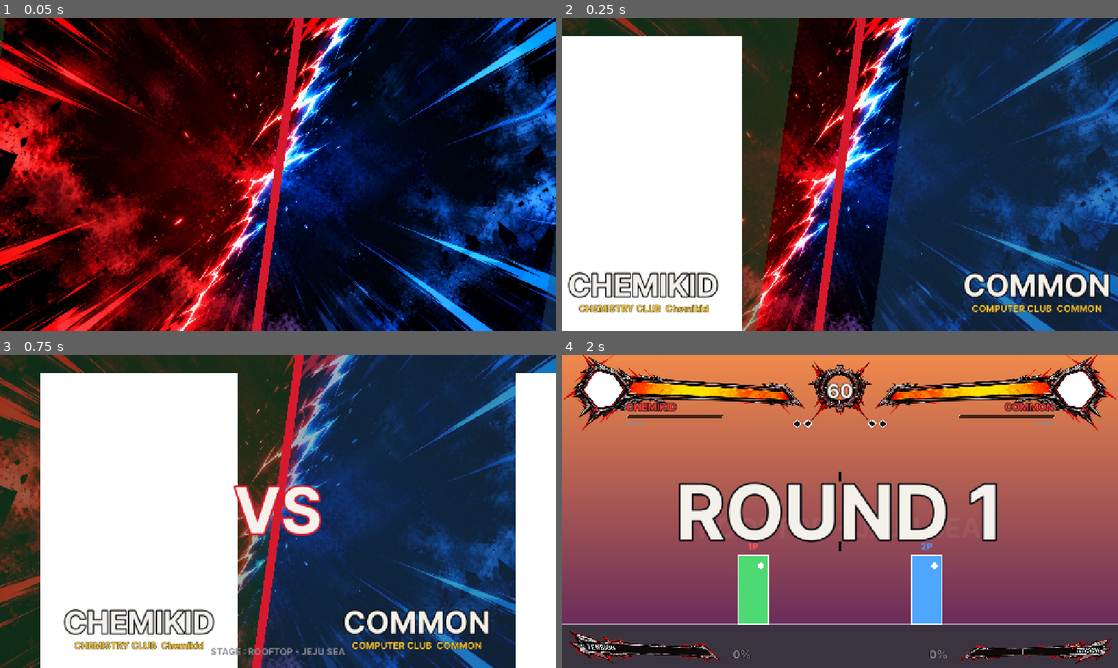
Above: before the commit, frames 1-4 (two rows, left to right).
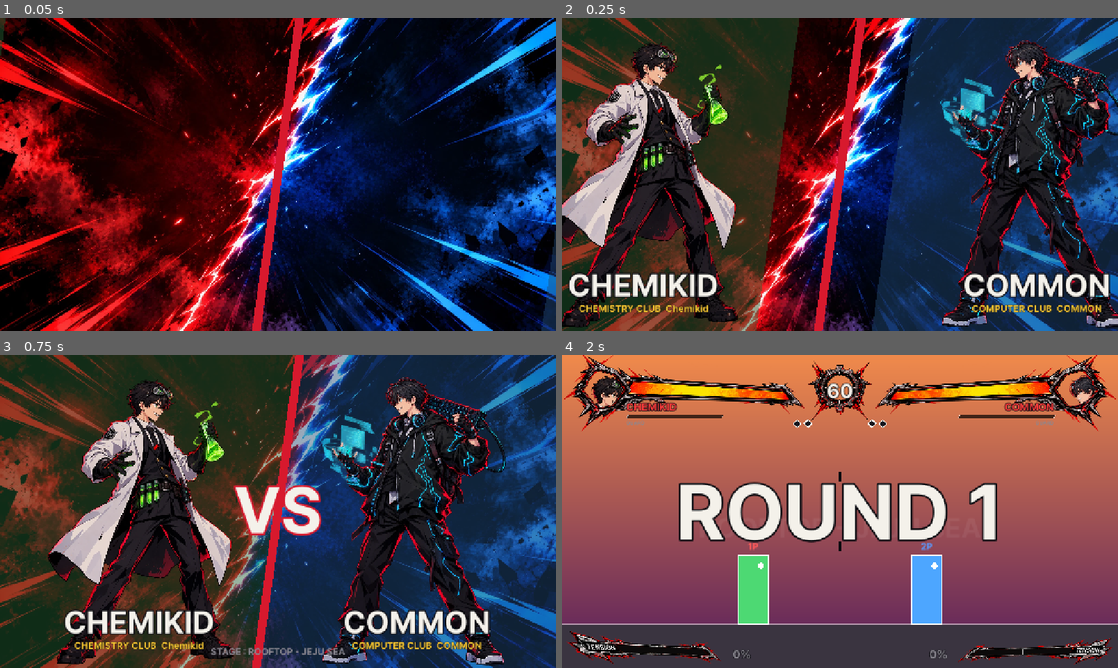
Above: after the commit, the same moments.

Repository: yukituki0/GGJSHS
Game: Godot game, scene res://scenes/battle.tscn
Same seed, same stepped clock (60 frames per second), same inputs: the game is played once before the commit and once after it. This scene is started directly instead of the project's main scene.
Inputs:
- Up to frame 1 (0.05 s): no input
- Up to frame 2 (0.25 s): no input
- Up to frame 3 (0.75 s): tap Enter at 0.5 s; hold D from 0.53 s (still down); tap O (p1_hs) at 0.6 s
- Up to frame 4 (2 s): tap Space at 1.25 s; release D at 1.28 s; hold S from 1.28 s (still down); tap Y at 1.35 s

Frame 1 is identical in both runs. In frame 2, 41% of the frame differs, in the area x 0-100%, y 5-100%; in frame 3, 51%, in the area x 7-100%, y 5-100%; in frame 4, 1.1%.

Commit message:
캐릭터 그림이 하얀 네모로 나오던 문제와 2P 반전 그림이 화면 밖으로 나가던 문제 수정
- Game.load_texture가 불러온 그림을 계속 들고 있게 (매 프레임 새로 불러오면 하얗게 그려짐)
- Style.texture(): 좌우 반전은 음수 폭 대신 좌표계를 뒤집어서 그리기
  (캐릭터 선택, VS 화면, 체력바 초상화, 필살기 컷인)

Co-Authored-By: Claude Opus 5.5 <noreply@anthropic.com>
Claude-Session: https://claude.ai/code/session_01DkxNRghxDBAgHYk82cYTSd

Diff:
--- a/scripts/battle_hud.gd
+++ b/scripts/battle_hud.gd
@@ -239,10 +239,7 @@
 	var art := Game.character_art(info)
 	if art != null:
 		var src := Game.face_rect(info, art)
-		if right:  # 2P는 좌우 반전
-			draw_texture_rect_region(art, Rect2(inner.position + Vector2(inner.size.x, 0), Vector2(-inner.size.x, inner.size.y)), src)
-		else:
-			draw_texture_rect_region(art, inner, src)
+		Style.texture(self, art, inner, right, src)  # 2P는 좌우 반전
 	else:
 		Style.gradient(self, Style.slant(pos.x, pos.y, PORTRAIT, PORTRAIT, slope),
 				[f.color.lightened(0.2), f.color.lightened(0.2), f.color.darkened(0.5), f.color.darkened(0.5)])
@@ -388,9 +385,7 @@
 	if art != null:
 		var src := Game.face_rect(Game.character(f.player), art, 420.0 / 190.0, 1.3)
 		var dest := Rect2(Vector2((60.0 if from_left else 800.0) + x_off, band_y), Vector2(420, 190))
-		if not from_left:
-			dest = Rect2(dest.position + Vector2(dest.size.x, 0), Vector2(-dest.size.x, dest.size.y))
-		draw_texture_rect_region(art, dest, src)
+		Style.texture(self, art, dest, not from_left, src)
 	var title := m.superflash_attack.title
 	Style.text(self, title, Vector2(x_off, band_y + 120), 72, Style.WHITE,
 			HORIZONTAL_ALIGNMENT_RIGHT if from_left else HORIZONTAL_ALIGNMENT_LEFT, 1280, 12, Style.RED)
@@ -432,8 +427,7 @@
 		var art_scale := 680.0 / art.get_height()
 		var size := Vector2(art.get_width(), art.get_height()) * art_scale
 		var pos := Vector2(x0 + 320 - size.x / 2 + offset, 720 - size.y)
-		draw_texture_rect(art, Rect2(pos + (Vector2(size.x, 0) if right else Vector2.ZERO),
-				Vector2(-size.x if right else size.x, size.y)), false)
+		Style.texture(self, art, Rect2(pos, size), right)
 	else:
 		draw_rect(Rect2(x0 + 250 + offset, 220, 140, 300), f.color)
 	Style.text(self, f.display_name, Vector2(x0 + offset, 640), 72, Style.WHITE,
--- a/scripts/game.gd
+++ b/scripts/game.gd
@@ -300,8 +300,14 @@
 
 
 ## 그림 파일이 있으면 불러오고, 없으면 null (그림이 아직 없어도 게임이 돌아가게)
+## 그림 불러오기 (없으면 null). 한 번 불러온 그림은 계속 들고 있는다
+## (안 들고 있으면 매 프레임 그릴 때마다 새로 불러오게 되고, 막 불러온 그림은 하얀 네모로 그려진다)
+var _textures := {}
+
 func load_texture(path: String) -> Texture2D:
-	return load(path) if ResourceLoader.exists(path) else null
+	if not _textures.has(path):
+		_textures[path] = load(path) if ResourceLoader.exists(path) else null
+	return _textures[path]
 
 
 func character_art(info: Dictionary) -> Texture2D:
--- a/scripts/screens/char_select.gd
+++ b/scripts/screens/char_select.gd
@@ -146,10 +146,7 @@
 	var s := minf(rect.size.x / art.get_width(), rect.size.y / art.get_height())
 	var size := Vector2(art.get_width(), art.get_height()) * s
 	var pos := Vector2(rect.get_center().x - size.x / 2, rect.end.y - size.y)
-	if flip:
-		draw_texture_rect(art, Rect2(pos + Vector2(size.x, 0), Vector2(-size.x, size.y)), false)
-	else:
-		draw_texture_rect(art, Rect2(pos, size), false)
+	Style.texture(self, art, Rect2(pos, size), flip)
 
 
 func _draw_preview(p: int, rect: Rect2) -> void:
--- a/scripts/style.gd
+++ b/scripts/style.gd
@@ -23,6 +23,19 @@
 
 static func fill(c: CanvasItem, points: PackedVector2Array, color: Color) -> void:
 	c.draw_colored_polygon(points, color)
+
+
+## 그림 그리기 (flip이면 좌우 반전). src를 주면 그림의 그 부분만
+## Godot은 폭이 음수인 사각형으로는 반전이 제대로 안 돼서, 그리는 좌표계를 뒤집어서 그린다
+static func texture(c: CanvasItem, tex: Texture2D, dest: Rect2, flip := false, src := Rect2()) -> void:
+	if flip:
+		c.draw_set_transform(Vector2(dest.position.x * 2 + dest.size.x, 0), 0.0, Vector2(-1, 1))
+	if src.has_area():
+		c.draw_texture_rect_region(tex, dest, src)
+	else:
+		c.draw_texture_rect(tex, dest, false)
+	if flip:
+		c.draw_set_transform(Vector2.ZERO, 0.0, Vector2.ONE)
 
 
 ## 꼭짓점마다 색을 줘서 그라데이션으로 칠하기 (slant()와 같이 쓰면 [왼위, 오위, 오아래, 왼아래])
